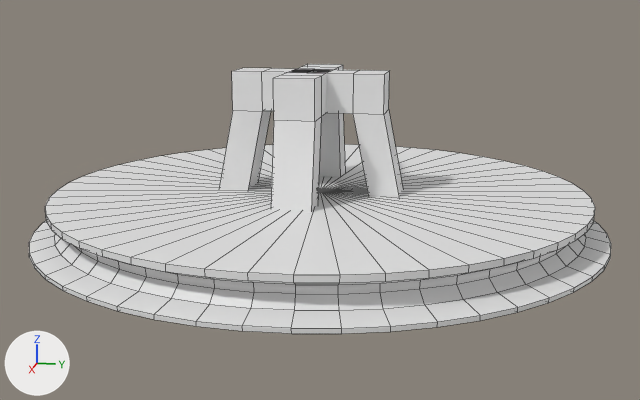
Before and after pictures for a commit that changed the FBX model Non-Unity Assets/Poker Table Plain.fbx.
Before and after are seen from a 50 mm lens placed at (0.0984, 0.0192, 0.0231), pointed at (0.0087, 0.0013, 0.0007). The axes (+X, +Y, +Z) are drawn at lower left. The lights are the same throughout. Mesh edges are drawn as thin lines. Where no turn or scale is listed for an object, it has been applied to the vertices. Vertices at the same position are counted once.
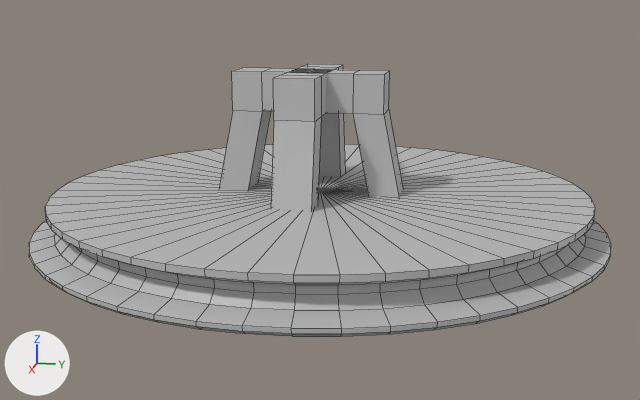
Commit message: Take 2

What differs and where, as boxes (x1, y1, x2, y2) in the pictures (640 x 400 px):
'pCylinder2', reshaped: before (29, 64, 611, 334); after (29, 64, 611, 336)
part 1 of me_mesh, built on: after (71, 294, 567, 336)
part 2 of me_mesh, recoloured (white to grey): (29, 64, 611, 334) in both

Diff of the bpy script that builds the scene:
```diff
--- a/Non-Unity Assets/Poker Table Plain.fbx.py
+++ b/Non-Unity Assets/Poker Table Plain.fbx.py
@@ mat_lambert2 @@
+mat_lambert2 = principled_material('lambert2')
+mat_lambert2.base_color = (0.5, 0.5, 0.5)  # grey #bcbcbc
@@ me_mesh @@
 # used by ob_pcylinder2; location = (0.0076, 0.00108, 0.00574)
-me_mesh.from_pydata(...)  # 466 vertices, 502 faces; spans x -0.03..0.03, y -0.0299..0.0299, z -0.0084..0.0084
+me_mesh.from_pydata(...)  # 516 vertices, 552 faces; spans x -0.03..0.03, y -0.0299..0.0299, z -0.0094..0.0084
+# me_mesh part 1
+# 1 vertex is removed from x 0.0, y 0.0, z -0.0084
+# 50 faces are deleted
+# 50 vertices in x -0.0294..0.0294, y -0.0293..0.0293, z -0.0084 move by (0.0, 0.0, -0.0004)
+# 51 vertices are added at x -0.0143..0.0143, y -0.0143..0.0143, z -0.0094..-0.0092
+# 100 new faces join them
+# me_mesh part 2: 452 faces spanning x -0.03..0.03, y -0.0299..0.0299, z -0.0088..0.0084 switch from mat_openpbr_shader1 (white #e7e7e7) to mat_lambert2 (grey #bcbcbc)
```
